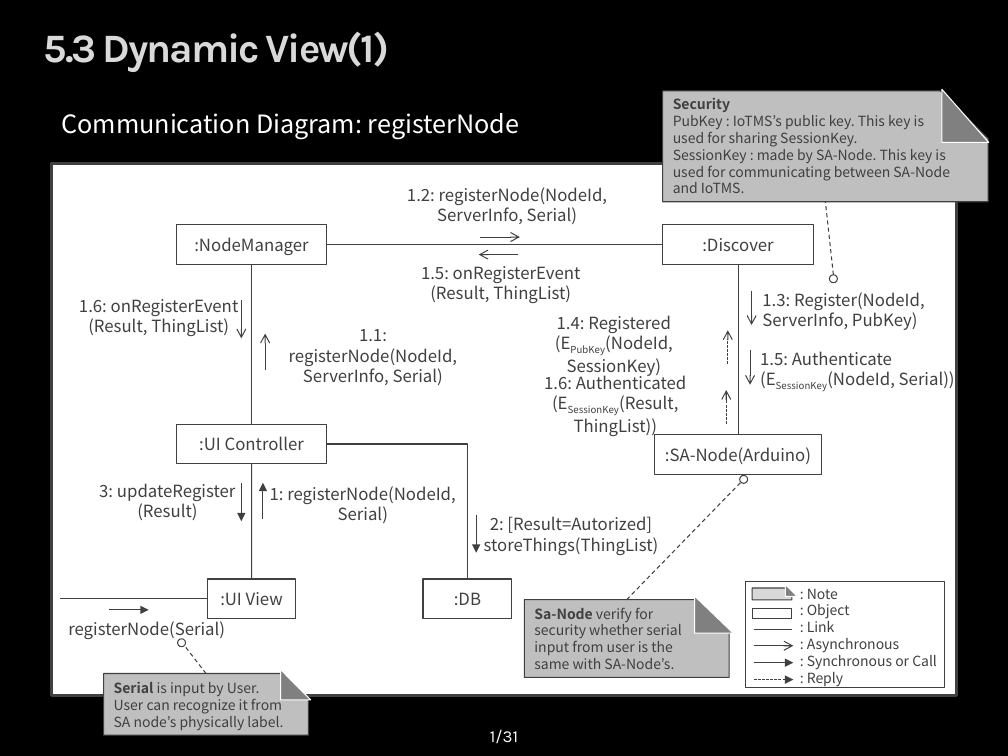
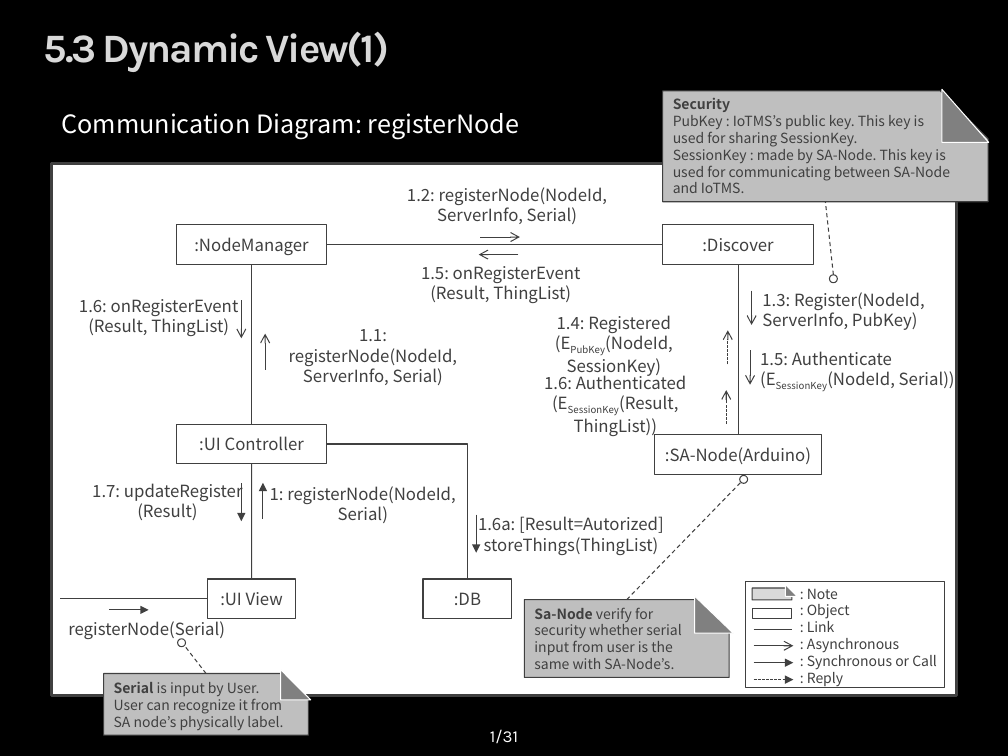
Before and after one commit to youkkwon/smarthome, a slide deck: slide 1 of doc/dynamic view 150616_communication_dgm.pptx. Drawn at 1008x756 pixels with LibreOffice and Linux fonts; fonts in the diff are those of the drawing; background and template pictures are left out. Boxes give left, top, right and bottom in pixels: in the first picture for what was removed or moved away, otherwise in the second. Text is boxed around its words. In the diff, an @@ line names an element or a change of style, - is before the commit and + after.

Commit message:
update comm diagrm
update comm diagrm

```diff
--- a/doc/dynamic view 150616_communication_dgm.pptx
+++ b/doc/dynamic view 150616_communication_dgm.pptx
@@ text at box(92, 483, 243, 502): text changed @@
-3: updateRegister
+1.7: updateRegister
@@ text at box(478, 516, 664, 533): text changed @@
-2: [Result=Autorized]
+1.6a: [Result=Autorized]
```
